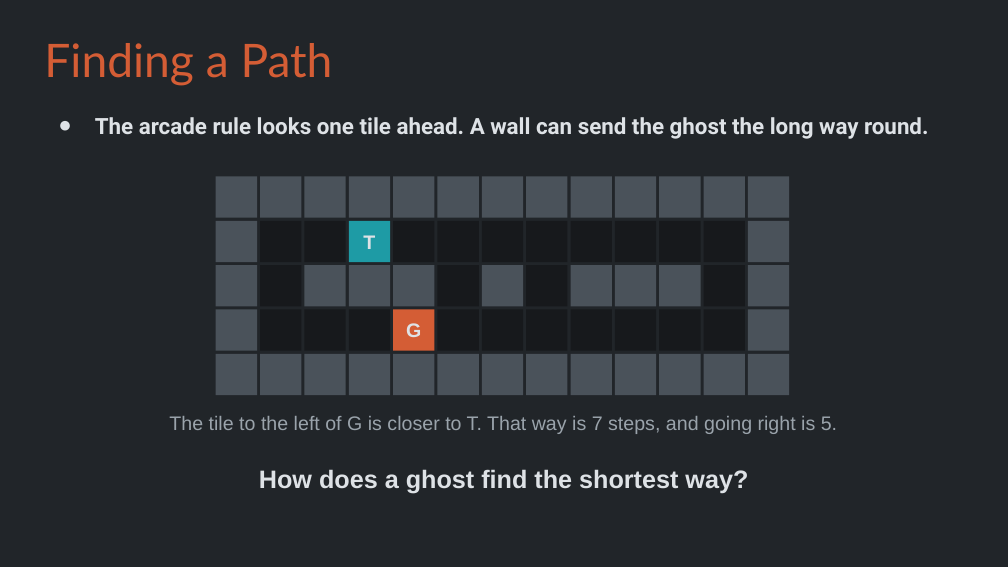
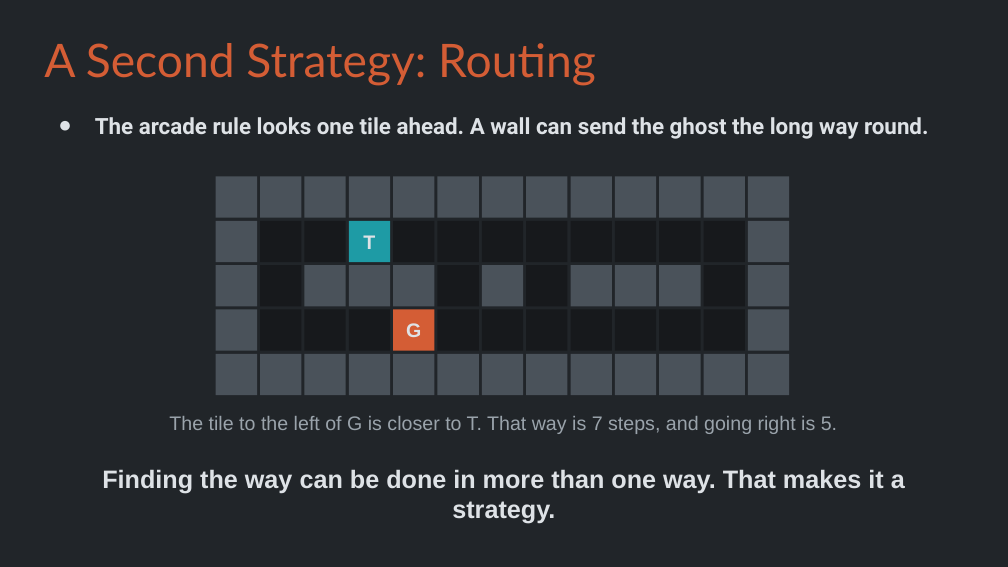
Before and after one commit to Metamate/gar, a slide deck: slide 25 of slides/05 Pac-Man.pptx. Drawn at 1008x567 pixels with LibreOffice and Linux fonts; fonts in the diff are those of the drawing. Boxes give left, top, right and bottom in pixels: in the first picture for what was removed or moved away, otherwise in the second. Text is boxed around its words. In the diff, an @@ line names an element or a change of style, - is before the commit and + after.

```diff
--- a/slides/05 Pac-Man.pptx
+++ b/slides/05 Pac-Man.pptx
@@ title at box(44, 43, 596, 86): text changed @@
-Finding a Path
+A Second Strategy: Routing
@@ text at box(102, 469, 905, 524): text changed @@
-How does a ghost find the shortest way?
+Finding the way can be done in more than one way. That makes it a strategy.
```
Also in this commit, not shown: 6 other slides changed, 2 slides removed, 3 other files.
